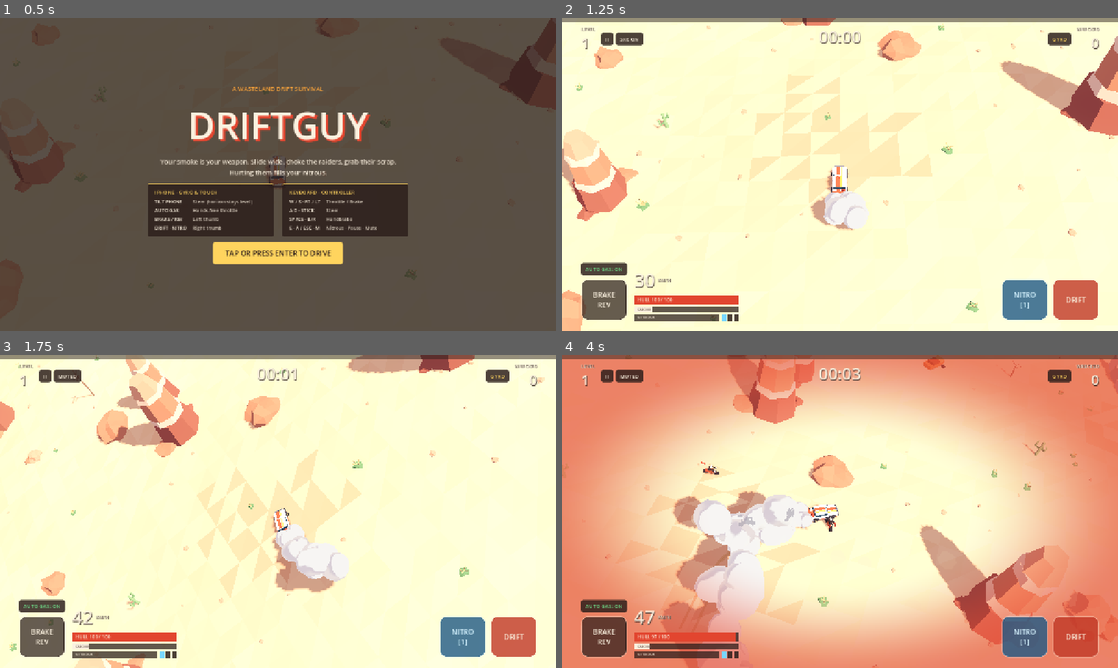
Above: before the commit, frames 1-4 (two rows, left to right).
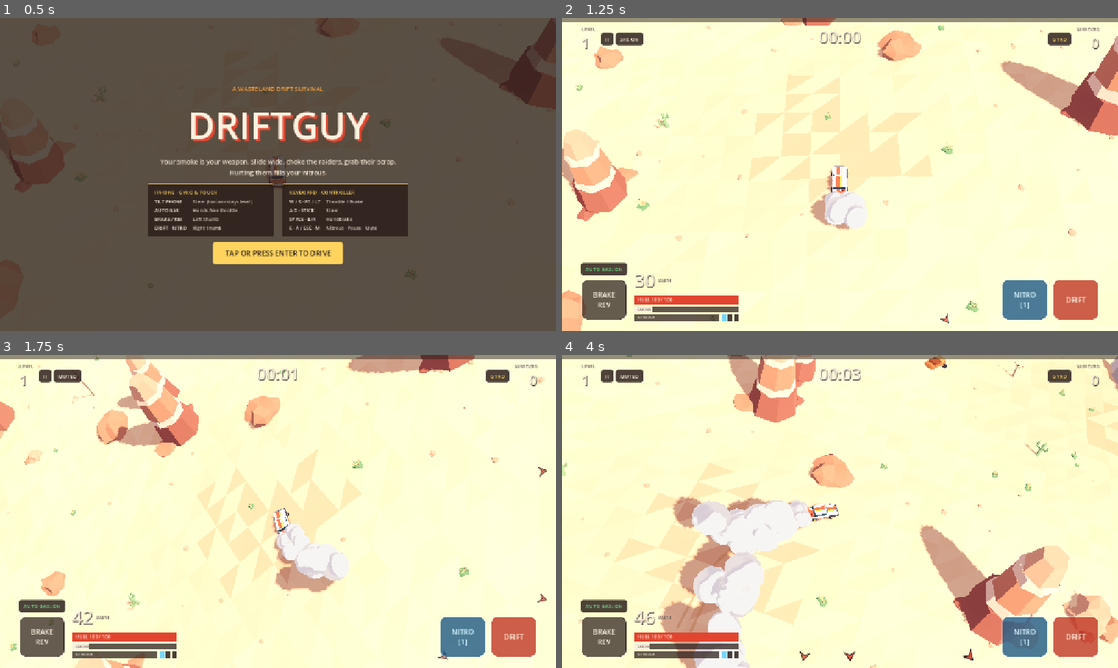
Above: after the commit, the same moments.

Repository: chikcne/driftguy
Game: Godot game, scene res://scenes/main.tscn
The game is run twice, just before and just after one commit, with the same random seed, the same clock (stepped at 60 frames per second) and the same inputs.
Inputs (mouse positions are in pixels of both pictures, inside the frame that each line leads up to):
- Up to frame 1 (0.5 s): no input
- Up to frame 2 (1.25 s): click "TAP OR PRESS ENTER TO DRIVE" at 0.5 s
- Up to frame 3 (1.75 s): tap Enter at 1.25 s; move the mouse to (400, 495) at 1.27 s; hold D from 1.28 s (still down); tap M at 1.35 s; tap Space at 1.52 s
- Up to frame 4 (4 s): move the mouse to (728, 527) at 2.02 s; release D at 2.03 s; hold S 2.03-2.78 s; tap R at 2.1 s; tap Space at 2.27, 3.77 s; move the mouse to (895, 442) at 2.77 s; hold D 2.78-3.53 s; tap Enter at 2.85 s; move the mouse to (812, 574) at 3.52 s; hold W from 3.53 s (still down); tap Keypad Enter at 3.6 s

Frame 1 is identical in both runs. In frame 2, less than 0.1% of the frame differs, in the area x 44-70%, y 55-98%; in frame 3, 0.3%; in frame 4, 65%, in the area x 0-100%, y 0-100%.

Commit message:
Add enemy waves and off-screen indicators

Diff:
--- a/godot-proto/scripts/enemies.gd
+++ b/godot-proto/scripts/enemies.gd
@@ -156,10 +156,21 @@
 
 class Spawner:
 	extends RefCounted
-	const SPAWN_RING_MIN := 85.0
-	const SPAWN_RING_MAX := 105.0
-	const RECYCLE_DISTANCE := 175.0
-	const SPAWN_COOLDOWN := 0.1
+	const SPAWN_RING_MIN := 115.0
+	const SPAWN_RING_MAX := 140.0
+	const RECYCLE_DISTANCE := 215.0
+	const WAVE_FIRST_DELAY := 0.6
+	const WAVE_INTERVAL_START := 5.4
+	const WAVE_INTERVAL_MIN := 3.0
+	const WAVE_INTERVAL_RAMP := 300.0
+	const WAVE_BURST_DURATION := 1.6
+	const WAVE_MIN_STEP := 0.06
+	const WAVE_MAX_STEP := 0.28
+	const WAVE_TWO_SIDE_SHARE := 0.75
+	const WAVE_STRAGGLER_CHANCE := 0.1
+	const WAVE_MIN_SHIFT := 0.7
+	const STRAY_INTERVAL_MIN := 7.0
+	const STRAY_INTERVAL_MAX := 13.0
 	const WAR_PARTY_INTERVAL := 60.0
 	const WAR_PARTY_WARNING := 4.0
 	const WAR_PARTY_SPREAD := 0.22
@@ -167,12 +178,24 @@
 	const BOSS_WARNING := 6.0
 	const THREAT_ARRIVAL_DISTANCE := 42.0
 	const AHEAD_BIAS := 0.55
-	const SCREEN_LEFT_BEARING := -PI * 0.5
-	const SCREEN_RIGHT_BEARING := PI * 0.5
-	const LEFT_SIDE_SHARE := 0.8
-	const SIDE_SPREAD := 0.6
 	const HP_GROWTH_SECONDS := 140.0
 	const DAMAGE_GROWTH_SECONDS := 420.0
+
+	# Corner sectors span two adjacent sides plus the corner between them (e.g. bottom, bottom-left, left).
+	const CORNER_SECTORS := [
+		[PI * 0.25, PI * 0.25],
+		[PI * 0.75, PI * 0.25],
+		[-PI * 0.75, PI * 0.25],
+		[-PI * 0.25, PI * 0.25],
+	]
+
+	# Single-side sectors focus a wave onto one edge of the screen.
+	const SIDE_SECTORS := [
+		[0.0, 0.42],
+		[PI * 0.5, 0.42],
+		[PI, 0.42],
+		[-PI * 0.5, 0.42],
+	]
 
 	const SPAWN_TABLE := [
 		["bike", 0.0, 3.0],
@@ -183,13 +206,28 @@
 
 	var threats: Array[Threat] = []
 	var on_threat: Callable = Callable()
-	var _cooldown := 0.0
+	var _wave_bearing := PI * 0.25
+	var _wave_spread := PI * 0.25
+	var _wave_timer := WAVE_FIRST_DELAY
+	var _wave_spawn_timer := 0.0
+	var _wave_step := 0.2
+	var _wave_total := 0
+	var _wave_angles: Array[float] = []
+	var _stray_timer := 10.0
 	var _next_war_party := WAR_PARTY_INTERVAL
 	var _next_boss := BOSS_INTERVAL
 
 	func reset() -> void:
 		threats.clear()
-		_cooldown = 0.0
+		var initial: Array = CORNER_SECTORS[randi() % CORNER_SECTORS.size()]
+		_wave_bearing = initial[0]
+		_wave_spread = initial[1]
+		_wave_timer = WAVE_FIRST_DELAY
+		_wave_spawn_timer = 0.0
+		_wave_step = 0.2
+		_wave_total = 0
+		_wave_angles.clear()
+		_stray_timer = randf_range(STRAY_INTERVAL_MIN, STRAY_INTERVAL_MAX)
 		_next_war_party = WAR_PARTY_INTERVAL
 		_next_boss = BOSS_INTERVAL
 
@@ -204,16 +242,14 @@
 		for enemy in enemies.active:
 			if absf(enemy.x - car.x) < RECYCLE_DISTANCE and absf(enemy.z - car.z) < RECYCLE_DISTANCE:
 				continue
-			var angle := _pick_side_angle()
+			var angle := _wave_bearing + SimMath.rand_signed(_wave_spread)
 			var distance := randf_range(SPAWN_RING_MIN, SPAWN_RING_MAX)
 			enemy.x = car.x + sin(angle) * distance
 			enemy.z = car.z + cos(angle) * distance
 			enemy.heading = angle + PI
 
-		_cooldown -= dt
-		if _cooldown <= 0.0 and float(enemies.active.size()) < desired:
-			_cooldown = SPAWN_COOLDOWN
-			_spawn_at(enemies, _pick_kind(time_s), car, _pick_side_angle(), hp_scale)
+		_update_waves(dt, time_s, desired, car, enemies, hp_scale)
+		_update_stragglers(dt, time_s, desired, car, enemies, hp_scale)
 
 		if time_s >= _next_war_party - WAR_PARTY_WARNING:
 			_next_war_party += WAR_PARTY_INTERVAL
@@ -223,6 +259,84 @@
 			_announce("boss", BOSS_WARNING, 1, car)
 
 		_update_threats(dt, car, enemies, hp_scale)
+
+	func _update_waves(dt: float, time_s: float, desired: float, car: CarBody, enemies: EnemySystem, hp_scale: float) -> void:
+		if not _wave_angles.is_empty():
+			_wave_spawn_timer -= dt
+			while _wave_spawn_timer <= 0.0 and not _wave_angles.is_empty():
+				_wave_spawn_timer += _wave_step
+				var base_angle: float = _wave_angles.pop_back()
+				if enemies.active.size() >= MAX_ENEMIES - 15:
+					continue
+				var straggler := _wave_total >= 4 and randf() < WAVE_STRAGGLER_CHANCE
+				var angle := _pick_straggler_angle() if straggler else base_angle
+				_spawn_at(enemies, _pick_kind(time_s), car, angle, hp_scale)
+			return
+
+		_wave_timer -= dt
+		if enemies.active.size() <= maxi(1, int(floor(desired * 0.2))):
+			_wave_timer = minf(_wave_timer, 1.0)
+		if _wave_timer > 0.0:
+			return
+
+		var deficit := int(ceil(desired - float(enemies.active.size())))
+		var min_wave := mini(3, int(ceil(desired)))
+		if deficit < min_wave and not enemies.active.is_empty():
+			_wave_timer = 0.5
+			return
+
+		var room := MAX_ENEMIES - 20 - enemies.active.size()
+		if room <= 0:
+			_wave_timer = 0.6
+			return
+
+		var sector := _pick_next_sector()
+		_wave_bearing = sector[0]
+		_wave_spread = sector[1]
+
+		var target_wave := maxi(min_wave, mini(deficit, int(ceil(desired * 0.65 + 1.0))))
+		var count := clampi(target_wave, 1, mini(22, room))
+		_wave_total = count
+		_wave_step = clampf(WAVE_BURST_DURATION / float(count), WAVE_MIN_STEP, WAVE_MAX_STEP)
+		_wave_spawn_timer = 0.0
+
+		# Stratify across the 1-2 side sector so the wave spans its edges cleanly, then shuffle arrival order.
+		_wave_angles.clear()
+		var jitter := 0.5 / float(count)
+		for i in count:
+			var slot := clampf(((float(i) + 0.5) / float(count)) * 2.0 - 1.0 + SimMath.rand_signed(jitter), -1.0, 1.0)
+			_wave_angles.append(_wave_bearing + slot * _wave_spread)
+		for i in range(_wave_angles.size() - 1, 0, -1):
+			var j := randi() % (i + 1)
+			var tmp := _wave_angles[i]
+			_wave_angles[i] = _wave_angles[j]
+			_wave_angles[j] = tmp
+
+		var ramp := clampf(time_s / WAVE_INTERVAL_RAMP, 0.0, 1.0)
+		_wave_timer = lerpf(WAVE_INTERVAL_START, WAVE_INTERVAL_MIN, ramp)
+
+	func _update_stragglers(dt: float, time_s: float, desired: float, car: CarBody, enemies: EnemySystem, hp_scale: float) -> void:
+		_stray_timer -= dt
+		if _stray_timer > 0.0:
+			return
+		_stray_timer = randf_range(STRAY_INTERVAL_MIN, STRAY_INTERVAL_MAX)
+		if float(enemies.active.size()) >= desired:
+			return
+		_spawn_at(enemies, _pick_kind(time_s), car, _pick_straggler_angle(), hp_scale)
+
+	func _pick_next_sector() -> Array:
+		var pool: Array = CORNER_SECTORS if randf() < WAVE_TWO_SIDE_SHARE else SIDE_SECTORS
+		var fresh: Array = []
+		for sector in pool:
+			if absf(SimMath.wrap_angle(sector[0] - _wave_bearing)) > WAVE_MIN_SHIFT:
+				fresh.append(sector)
+		var list: Array = fresh if not fresh.is_empty() else pool
+		return list[randi() % list.size()]
+
+	func _pick_straggler_angle() -> float:
+		var clear_half := _wave_spread + 0.65
+		var span := maxf(0.4, TAU - clear_half * 2.0)
+		return SimMath.wrap_angle(_wave_bearing + clear_half + randf() * span)
 
 	func _announce(kind: String, warning: float, size: int, car: CarBody) -> void:
 		var threat := Threat.new()
@@ -277,10 +391,6 @@
 	func _spawn_at(enemies: EnemySystem, kind: String, car: CarBody, angle: float, hp_scale: float) -> Enemy:
 		var distance := randf_range(SPAWN_RING_MIN, SPAWN_RING_MAX)
 		return enemies.spawn(kind, car.x + sin(angle) * distance, car.z + cos(angle) * distance, hp_scale, angle + PI)
-
-	func _pick_side_angle() -> float:
-		var side := SCREEN_LEFT_BEARING if randf() < LEFT_SIDE_SHARE else SCREEN_RIGHT_BEARING
-		return side + SimMath.rand_signed(SIDE_SPREAD)
 
 	func _pick_wave_angle(car: CarBody) -> float:
 		if car.speed > 8.0 and randf() < AHEAD_BIAS:
--- a/godot-proto/scripts/hud.gd
+++ b/godot-proto/scripts/hud.gd
@@ -21,6 +21,13 @@
 const THREAT_SIDE_MARGIN := 78.0
 const THREAT_VERTICAL_MARGIN := 105.0
 const THREAT_TAG_OFFSET := 54.0
+const ENEMY_EDGE_SIDE_MARGIN := 30.0
+const ENEMY_EDGE_VERTICAL_MARGIN := 26.0
+const INDICATOR_MAX_RANGE := 185.0
+const INDICATOR_CLOSE_RANGE := 45.0
+const INDICATOR_CLUSTER_ANGLE := 0.22
+const INDICATOR_MAX_COUNT := 16
+const INDICATOR_ONSCREEN_PAD := 14.0
 const GROUND_FORESHORTENING := 0.8
 
 const LOCK_MODES := [1.0, 0.5, 0.0]
@@ -64,6 +71,7 @@
 var _auto_gas_btn: Button
 var _mute_btn: Button
 var _loadout_grid: GridContainer
+var _enemy_arrows: EnemyArrowsOverlay
 var _threats_layer: Control
 var _threat_markers: Array[ThreatMarker] = []
 
@@ -104,6 +112,46 @@
 var _pulse_clock := 0.0
 
 
+class EnemyArrowsOverlay:
+	extends Control
+	var arrows: Array[Dictionary] = []
+
+	func _draw() -> void:
+		for a in arrows:
+			var pos: Vector2 = a["pos"]
+			var angle: float = a["angle"]
+			var sc: float = a["scale"]
+			var alpha: float = a["alpha"]
+			var pack: bool = a["pack"]
+			draw_set_transform(pos, angle, Vector2(sc, sc))
+			var ink := Color(Palette.INK.r, Palette.INK.g, Palette.INK.b, alpha)
+			if pack:
+				var pw := 13.0
+				var ph := 16.0
+				var ox := -9.5
+				var ppts := PackedVector2Array([
+					Vector2(ox - pw * 0.5, -ph * 0.5),
+					Vector2(ox + pw * 0.5, 0.0),
+					Vector2(ox - pw * 0.5, ph * 0.5),
+					Vector2(ox - pw * 0.16, 0.0),
+				])
+				var amber := Color(Palette.CAR_STRIPE_ALT.r, Palette.CAR_STRIPE_ALT.g, Palette.CAR_STRIPE_ALT.b, alpha)
+				draw_colored_polygon(ppts, amber)
+				draw_polyline(PackedVector2Array([ppts[0], ppts[1], ppts[2], ppts[3], ppts[0]]), ink, 2.0, true)
+			var w := 18.0
+			var h := 21.0
+			var pts := PackedVector2Array([
+				Vector2(-w * 0.5, -h * 0.5),
+				Vector2(w * 0.5, 0.0),
+				Vector2(-w * 0.5, h * 0.5),
+				Vector2(-w * 0.16, 0.0),
+			])
+			var flame := Color(Palette.CAR_STRIPE.r, Palette.CAR_STRIPE.g, Palette.CAR_STRIPE.b, alpha)
+			draw_colored_polygon(pts, flame)
+			draw_polyline(PackedVector2Array([pts[0], pts[1], pts[2], pts[3], pts[0]]), ink, 2.2, true)
+		draw_set_transform(Vector2.ZERO, 0.0, Vector2.ONE)
+
+
 class ThreatArrow:
 	extends Control
 	var arrow_color: Color = Palette.SCRAP
@@ -189,8 +237,9 @@
 		touch_brake = false
 		touch_handbrake = false
 		touch_nitro_queued = false
-	if phase == "dying" or phase == "gameover":
+	if phase == "dying" or phase == "gameover" or phase == "title":
 		set_threats([], 0.0)
+		clear_enemy_indicators()
 
 
 func show_game_over_stats(seconds: float, kills: int, level: int) -> void:
@@ -339,6 +388,115 @@
 		_loadout_grid.add_child(panel)
 
 
+func clear_enemy_indicators() -> void:
+	if _enemy_arrows == null or _enemy_arrows.arrows.is_empty():
+		return
+	_enemy_arrows.arrows.clear()
+	_enemy_arrows.queue_redraw()
+
+
+func set_enemy_indicators(enemies: Array, threats: Array, car: CarBody, camera: Camera3D) -> void:
+	if _enemy_arrows == null or camera == null:
+		return
+	var vp_size := _root.get_viewport_rect().size
+	if vp_size.x < 10.0 or vp_size.y < 10.0:
+		return
+
+	var tracked := {}
+	for threat: EnemySystem.Threat in threats:
+		for member in threat.members:
+			tracked[member] = true
+
+	var half_w := vp_size.x * 0.5
+	var half_h := vp_size.y * 0.5
+	var reach_x := maxf(1.0, half_w - ENEMY_EDGE_SIDE_MARGIN)
+	var reach_y := maxf(1.0, half_h - ENEMY_EDGE_VERTICAL_MARGIN)
+	var inv_cam := camera.global_transform.affine_inverse()
+
+	var candidates: Array = []
+	for enemy: EnemySystem.Enemy in enemies:
+		if tracked.has(enemy):
+			continue
+		var ddx := enemy.x - car.x
+		var ddz := enemy.z - car.z
+		var dist := sqrt(ddx * ddx + ddz * ddz)
+		if dist > INDICATOR_MAX_RANGE:
+			continue
+
+		var world_pos := Vector3(enemy.x, DesertTerrain.ground_height(enemy.x, enemy.z) + 1.0, -enemy.z)
+		var cam_local := inv_cam * world_pos
+		var sx := 0.0
+		var sy := 0.0
+		if cam_local.z >= -0.5:
+			sx = cam_local.x
+			sy = -cam_local.y
+		else:
+			var proj := camera.unproject_position(world_pos)
+			if (
+				proj.x >= -INDICATOR_ONSCREEN_PAD
+				and proj.x <= vp_size.x + INDICATOR_ONSCREEN_PAD
+				and proj.y >= -INDICATOR_ONSCREEN_PAD
+				and proj.y <= vp_size.y + INDICATOR_ONSCREEN_PAD
+			):
+				continue
+			sx = proj.x - half_w
+			sy = proj.y - half_h
+
+		var slen := sqrt(sx * sx + sy * sy)
+		if slen < 0.0001:
+			continue
+		var ux := sx / slen
+		var uy := sy / slen
+		candidates.append([dist, ux, uy, atan2(uy, ux)])
+
+	candidates.sort_custom(func(a: Array, b: Array) -> bool: return a[0] < b[0])
+
+	var clusters: Array = [] # [sum_x, sum_y, angle, min_dist, count]
+	for cand: Array in candidates:
+		var dist: float = cand[0]
+		var ux: float = cand[1]
+		var uy: float = cand[2]
+		var angle: float = cand[3]
+		var weight := 1.0 / maxf(20.0, dist)
+		var best_idx := -1
+		var best_diff := INDICATOR_CLUSTER_ANGLE
+		for i in clusters.size():
+			var diff := absf(SimMath.wrap_angle(angle - float(clusters[i][2])))
+			if diff < best_diff:
+				best_diff = diff
+				best_idx = i
+		if best_idx >= 0:
+			var cl: Array = clusters[best_idx]
+			cl[0] = float(cl[0]) + ux * weight
+			cl[1] = float(cl[1]) + uy * weight
+			cl[2] = atan2(float(cl[1]), float(cl[0]))
+			cl[3] = minf(float(cl[3]), dist)
+			cl[4] = int(cl[4]) + 1
+		elif clusters.size() < INDICATOR_MAX_COUNT:
+			clusters.append([ux * weight, uy * weight, angle, dist, 1])
+
+	_enemy_arrows.arrows.clear()
+	for cl: Array in clusters:
+		var angle: float = cl[2]
+		var min_dist: float = cl[3]
+		var count: int = cl[4]
+		var dir_x := cos(angle)
+		var dir_y := sin(angle)
+		var reach := minf(reach_x / maxf(absf(dir_x), 0.0001), reach_y / maxf(absf(dir_y), 0.0001))
+		var closeness := SimMath.saturate((INDICATOR_MAX_RANGE - min_dist) / (INDICATOR_MAX_RANGE - INDICATOR_CLOSE_RANGE))
+		var pack := count >= 3
+		var sc := (0.76 + 0.38 * closeness) * (1.15 if pack else 1.0)
+		var alpha := 0.55 + 0.41 * closeness
+		_enemy_arrows.arrows.append({
+			"pos": Vector2(half_w + dir_x * reach, half_h + dir_y * reach),
+			"angle": angle,
+			"scale": sc,
+			"alpha": alpha,
+			"pack": pack,
+		})
+	_enemy_arrows.queue_redraw()
+
+
 func set_threats(threats: Array, display_roll: float) -> void:
 	var vp_size := _root.get_viewport_rect().size
 	if vp_size.x < 10.0 or vp_size.y < 10.0:
@@ -550,6 +708,12 @@
 	_hud_layer.set_anchors_preset(Control.PRESET_FULL_RECT)
 	_hud_layer.mouse_filter = Control.MOUSE_FILTER_IGNORE
 	_root.add_child(_hud_layer)
+
+	# Approaching off-screen enemy arrows behind major threat markers and HUD controls
+	_enemy_arrows = EnemyArrowsOverlay.new()
+	_enemy_arrows.set_anchors_preset(Control.PRESET_FULL_RECT)
+	_enemy_arrows.mouse_filter = Control.MOUSE_FILTER_IGNORE
+	_hud_layer.add_child(_enemy_arrows)
 
 	# Threat arrows layer behind HUD controls
 	_threats_layer = Control.new()
--- a/godot-proto/scripts/main.gd
+++ b/godot-proto/scripts/main.gd
@@ -509,6 +509,7 @@
 		_smoke_output,
 		Engine.get_frames_per_second(),
 	)
+	_hud.set_enemy_indicators(_enemies.active, _spawner.threats, _car, _camera)
 	_hud.set_threats(_spawner.threats, _stabilizer.display_roll)
 	var nitro_fill := 0.0
 	if _nitro_burn > 0.0:
Not shown, changed: src/enemies.ts
Not shown, changed: src/hud.ts
Not shown, changed: src/main.ts
